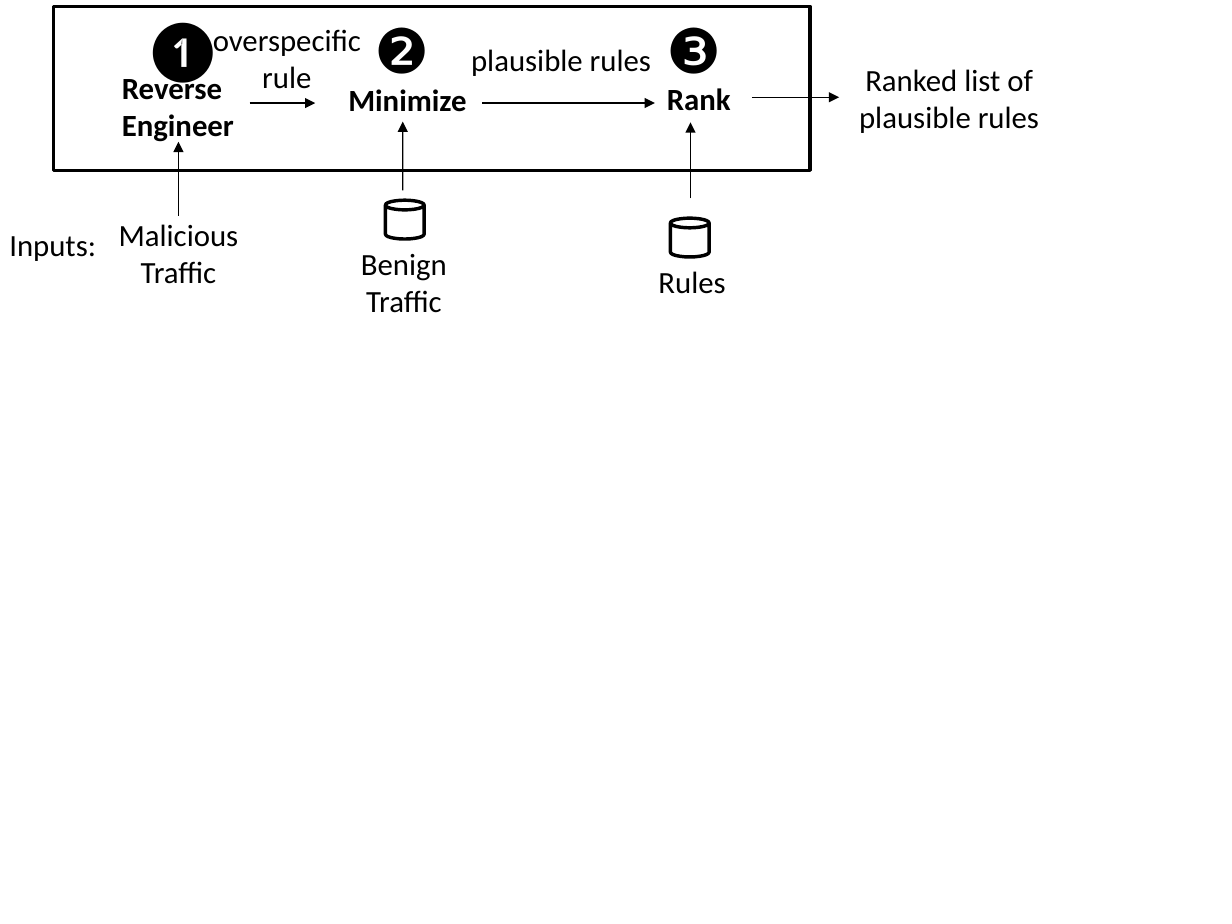
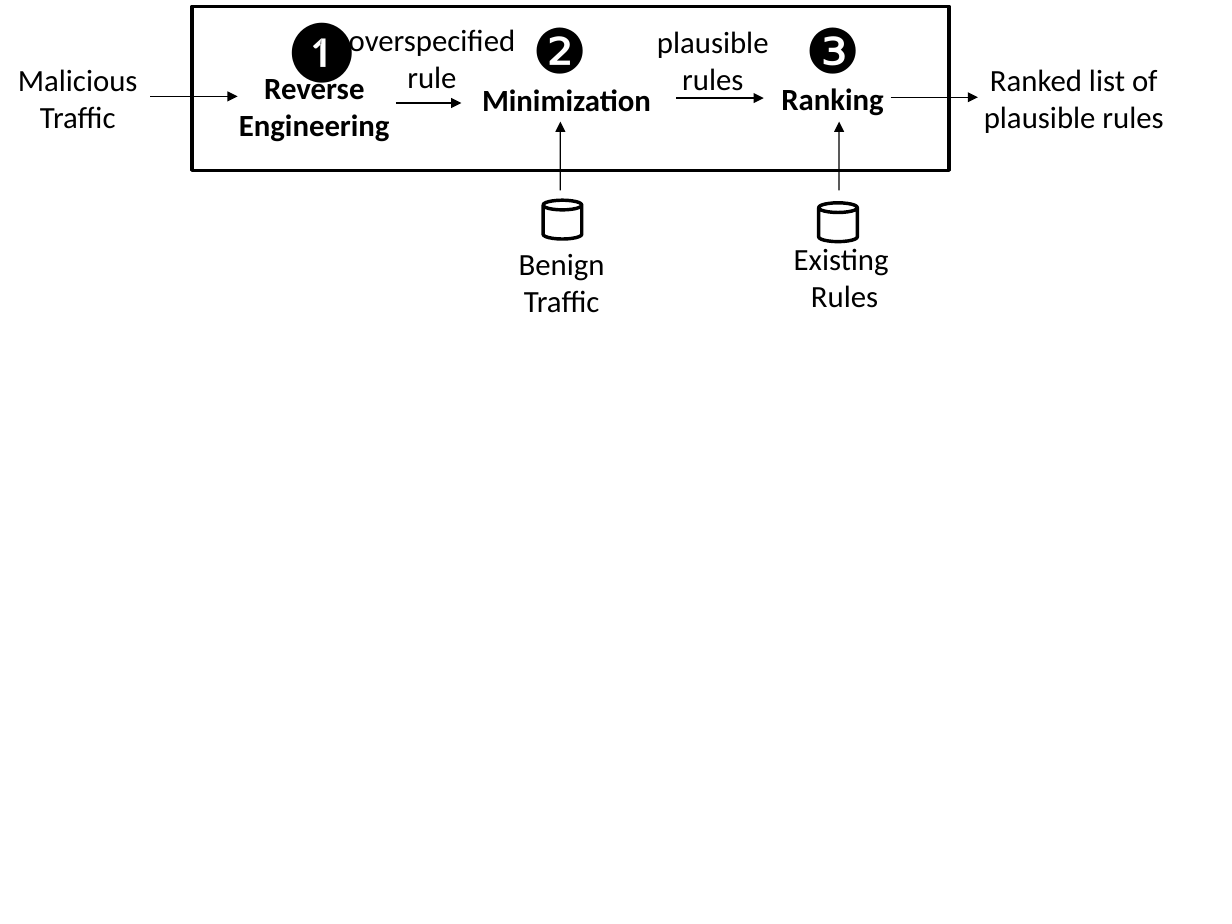
Before and after one commit to STAR-RG/syrius, a slide deck: slide 1 of paper/figs/nids-workflow.pptx. Drawn at 1232x924 pixels with LibreOffice and Linux fonts; fonts in the diff are those of the drawing. Boxes give left, top, right and bottom in pixels: in the first picture for what was removed or moved away, otherwise in the second. Text is boxed around its words. In the diff, an @@ line names an element or a change of style, - is before the commit and + after.

```diff
--- a/paper/figs/nids-workflow.pptx
+++ b/paper/figs/nids-workflow.pptx
@@ text at [349, 29, 516, 89]: text changed @@
-overspecific rule
+overspecified rule
@@ text "❷": place and size @@
-text "❷" at [375, 27, 430, 74]
+text "❷" at [532, 27, 587, 74]
@@ text "plausible rules" rewrapped from [471, 49, 651, 76] to [657, 31, 769, 98] @@
@@ text "Malicious": place and size @@
-text "Malicious" at [119, 224, 239, 284]
+text "Malicious" at [18, 69, 138, 129]
@@ text "Ranked list of plausible rules": place and size @@
-text "Ranked list of plausible rules" at [859, 69, 1039, 133]
+text "Ranked list of plausible rules" at [984, 69, 1163, 133]
@@ text "Reverse": place and size @@
-text "Reverse" at [122, 73, 234, 144]
+text "Reverse" at [239, 73, 390, 142]
@@ text at [264, 73, 364, 100]: alignment left to centre @@
@@ text at [482, 89, 651, 112]: text changed @@
-Minimize
+Minimization
@@ text at [781, 88, 883, 116]: text changed @@
-Rank
+Ranking
@@ arrow added from (150, 96) to (238, 96), #000000 0.75 pt @@
@@ text at [239, 114, 390, 142]: text changed @@
-Engineer
+Engineering
@@ arrow moved from (250, 103) - (315, 103) to (395, 103) - (462, 103) @@
@@ arrow moved from (482, 103) - (654, 103) to (676, 99) - (764, 99) @@
@@ 2 texts, 1 rectangle, 1 arrow: place and size @@
-2 texts, 1 rectangle, 1 arrow at [53, 6, 839, 170]
+2 texts, 1 rectangle, 1 arrow at [192, 6, 978, 170]
@@ arrow removed from (179, 216) to (179, 142) @@
@@ arrow moved from (403, 191) - (403, 122) to (561, 191) - (561, 122) @@
@@ arrow moved from (691, 198) - (691, 122) to (839, 191) - (839, 122) @@
@@ cylinder: place and size @@
-cylinder at [386, 201, 424, 239]
+cylinder at [543, 201, 582, 239]
@@ cylinder: place and size @@
-cylinder at [670, 218, 708, 256]
+cylinder at [819, 203, 857, 241]
@@ text removed at [9, 236, 96, 261] @@
-Inputs:
@@ text "Benign": place and size @@
-text "Benign" at [361, 254, 447, 313]
+text "Benign" at [519, 254, 605, 313]
@@ text "Existing": place and size @@
-text "Existing" at [658, 271, 725, 294]
+text "Existing" at [794, 248, 889, 308]
@@ text at [794, 248, 889, 276]: paragraph added @@
+Existing
@@ text at [811, 285, 878, 308]: alignment left to centre @@
```
Also in this commit, not shown: 2 other files.
